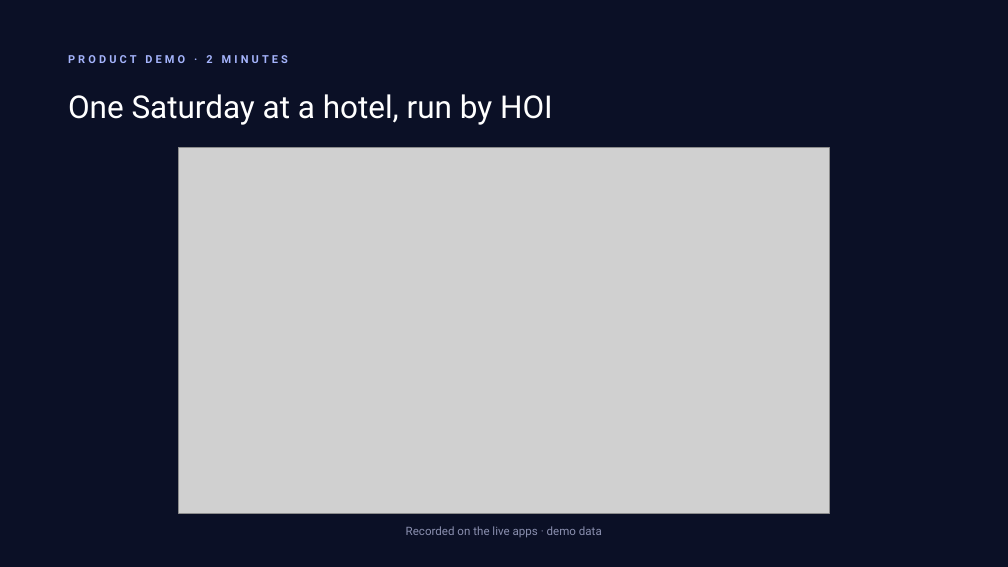
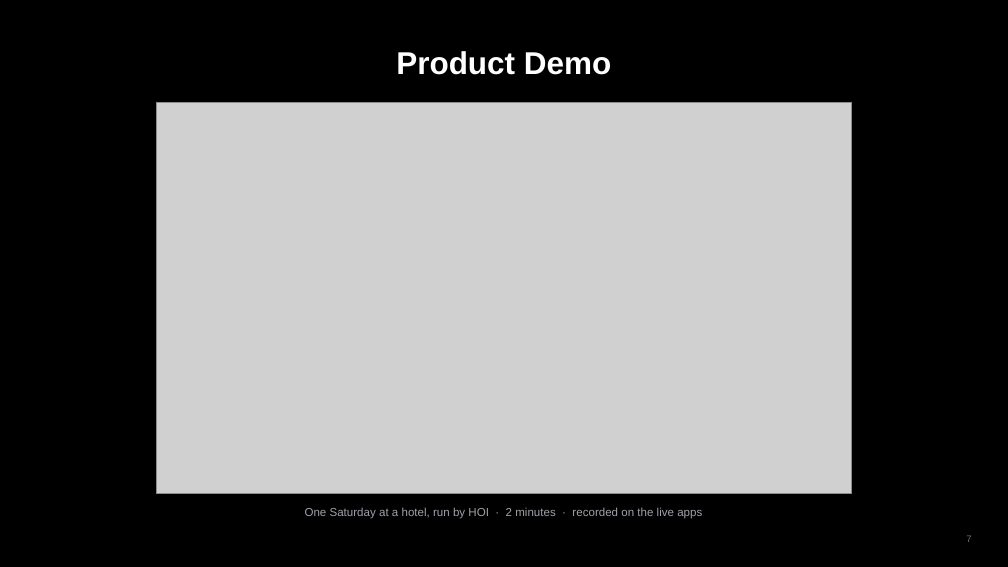
Before and after one commit to Ashu-Stark/Hospitality-, a slide deck: slide 7 of docs/HOI_Final_Pitch.pptx (slide 5 before the commit). Drawn at 1008x567 pixels with LibreOffice and Linux fonts; fonts in the diff are those of the drawing; grey boxes stand for pictures. Boxes give left, top, right and bottom in pixels: in the first picture for what was removed or moved away, otherwise in the second. Text is boxed around its words. In the diff, an @@ line names an element or a change of style, - is before the commit and + after.

Commit message:
Final pitch deck in the team's black reference style: sourced numbers, five-apps slide with real screens, state data layer, competitor table (no mock-ups on the cover)

```diff
--- a/docs/HOI_Final_Pitch.pptx
+++ b/docs/HOI_Final_Pitch.pptx
@@ background #0B1026 to #000000 @@
@@ text "Product Demo" at (x1=396, y1=51, x2=611, y2=75): vertical alignment top to middle @@
@@ text at (x1=396, y1=51, x2=611, y2=75): text changed; size 10.5 to 30 pt; font Roboto to Arial; text colour #A5B4FC to #FFFFFF @@
-PRODUCT DEMO · 2 MINUTES
+Product Demo
@@ text removed at (x1=68, y1=94, x2=553, y2=125) @@
-One Saturday at a hotel, run by HOI
@@ picture resized from (x1=179, y1=147, x2=830, y2=513) to (x1=157, y1=102, x2=852, y2=493) @@
@@ text at (x1=305, y1=507, x2=702, y2=519): text changed; font Roboto to Arial; text colour #8B90B0 to #A1A1AA @@
-Recorded on the live apps · demo data
+One Saturday at a hotel, run by HOI · 2 minutes · recorded on the live apps
@@ page number added at (x1=966, y1=535, x2=971, y2=542), 9 pt, text #71717A @@
+7
```
Also in this commit, not shown: 4 other slides changed, 7 slides added, 5 slides removed.
